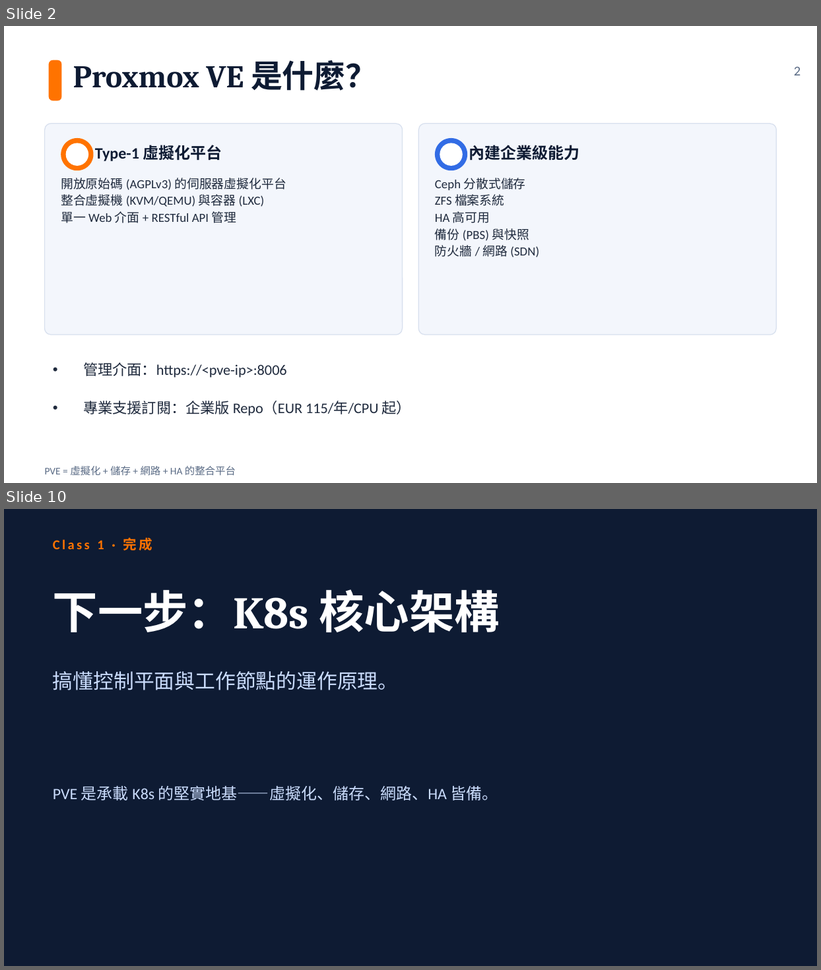
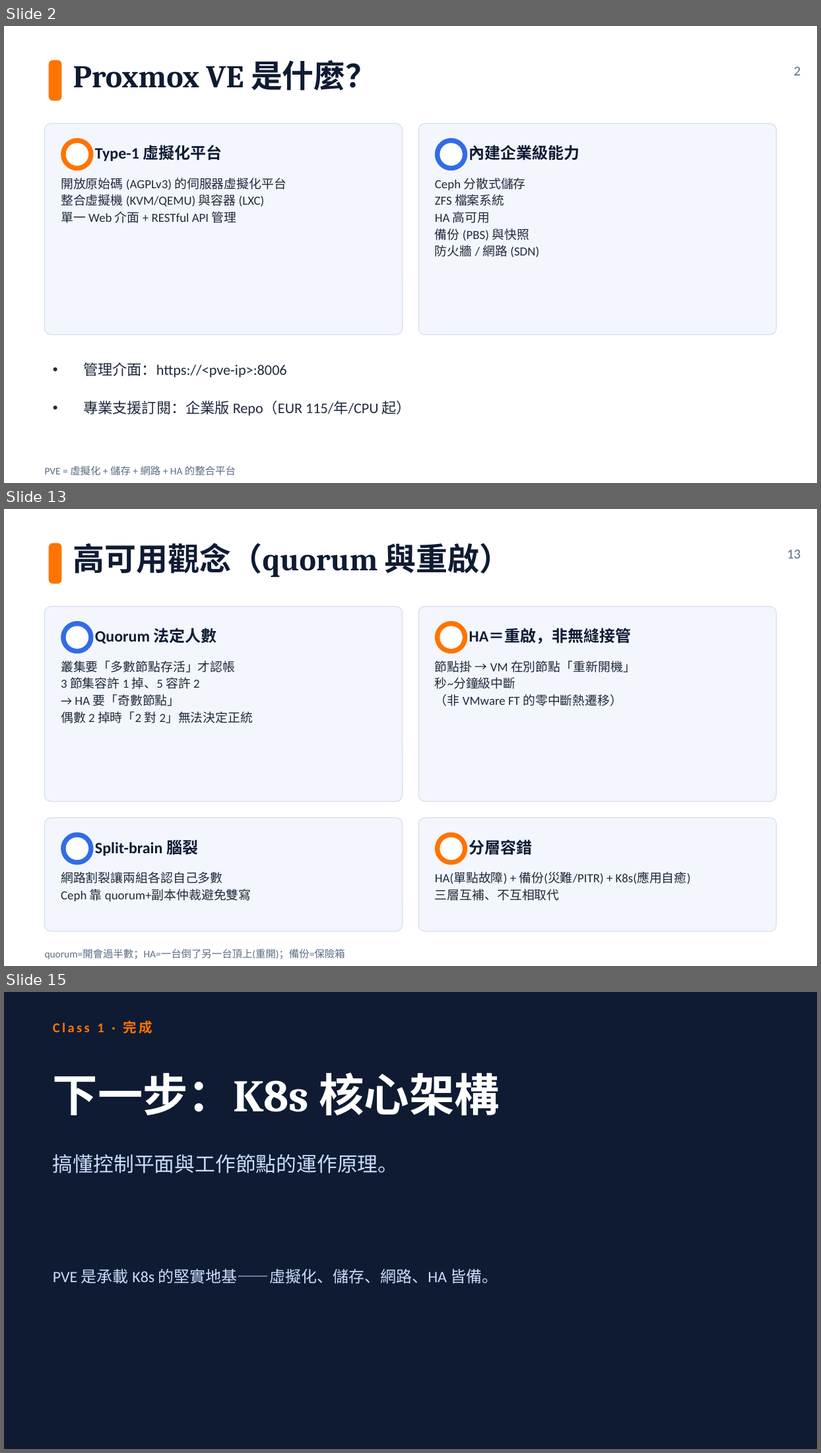
Before and after one commit to subirdkimo/k8s-course, a slide deck: 01-class-slides/class-01-pve-overview.pptx. Shown one above the other, each under a label of ours: slides 2 and 10 before the commit, slides 2, 13 and 15 after it; the slides between them are not shown. The pictures are 821x970 and 821x1453 pixels, drawn with LibreOffice and Linux fonts; fonts in the diff are those of the drawing. Boxes give left, top, right and bottom in pixels: in the first picture for what was removed or moved away, otherwise in the second. Text is boxed around its words. In the diff, an @@ line names an element or a change of style, - is before the commit and + after.

Commit message:
feat(class-01/02): 觀念深化 — 擴充講解層概念 + 投影片 +6~7 頁
Class 1 (+5 概念): 虛擬化三形態/隔離vs效能/精簡供應快照超售/封包流向心智模型/quorum與重啟
Class 2 (+6 概念): 容器VM裸機光譜/宣告式reconcile loop/etcd quorum/Pod網路兩層IP/Service原理/排程Affinity-Taint-Spread
時長: C1→2hr, C2→2hr15min; overview v1.2

```diff
--- a/01-class-slides/class-01-pve-overview.pptx
+++ b/01-class-slides/class-01-pve-overview.pptx
@@ slide 13 added at <box>4,509,817,966</box>, background #FFFFFF @@
@@ rounded rectangle added at <box>49,543,61,584</box>, fill #FF7300 @@
@@ text added at <box>73,543,511,577</box>, 28 pt, text #0E1B33, bold @@
+高可用觀念（quorum 與重啟）
@@ text added at <box>787,549,801,559</box>, 12 pt, text #5A6B85 @@
+13
@@ rounded rectangle added at <box>45,607,403,802</box>, fill #F3F6FC, outline #D8E0EE 0.75 pt @@
@@ rounded rectangle added at <box>418,607,776,802</box>, fill #F3F6FC, outline #D8E0EE 0.75 pt @@
@@ ellipse added at <box>61,621,94,654</box>, fill #326CE5 @@
@@ ellipse added at <box>66,626,88,649</box>, fill #FFFFFF @@
@@ ellipse added at <box>435,621,467,654</box>, fill #FF7300 @@
@@ ellipse added at <box>440,626,463,649</box>, fill #FFFFFF @@
@@ text added at <box>95,628,217,644</box>, 14 pt, text #0E1B33, bold @@
+Quorum 法定人數
@@ text added at <box>469,628,632,644</box>, 14 pt, text #0E1B33, bold @@
+HA＝重啟，非無縫接管
@@ text added at <box>61,661,253,723</box>, 11 pt, text #1F2A3D @@
+叢集要「多數節點存活」才認帳
+3 節集容許 1 掉、5 容許 2
+→ HA 要「奇數節點」
+偶數 2 掉時「2 對 2」無法決定正統
@@ text added at <box>435,661,636,706</box>, 11 pt, text #1F2A3D @@
+節點掛 → VM 在別節點「重新開機」
+秒~分鐘級中斷
+（非 VMware FT 的零中斷熱遷移）
@@ rounded rectangle added at <box>45,818,403,932</box>, fill #F3F6FC, outline #D8E0EE 0.75 pt @@
@@ rounded rectangle added at <box>418,818,776,932</box>, fill #F3F6FC, outline #D8E0EE 0.75 pt @@
@@ ellipse added at <box>61,832,94,865</box>, fill #326CE5 @@
@@ ellipse added at <box>66,838,88,860</box>, fill #FFFFFF @@
@@ text added at <box>95,837,198,857</box>, 14 pt, text #0E1B33, bold @@
+Split-brain 腦裂
@@ ellipse added at <box>435,832,467,865</box>, fill #FF7300 @@
@@ ellipse added at <box>440,838,463,860</box>, fill #FFFFFF @@
@@ text added at <box>469,840,533,855</box>, 14 pt, text #0E1B33, bold @@
+分層容錯
@@ text added at <box>61,872,252,902</box>, 11 pt, text #1F2A3D @@
+網路割裂讓兩組各認自己多數
+Ceph 靠 quorum+副本仲裁避免雙寫
@@ text added at <box>435,872,691,901</box>, 11 pt, text #1F2A3D @@
+HA(單點故障) + 備份(災難/PITR) + K8s(應用自癒)
+三層互補、不互相取代
@@ text added at <box>45,949,345,960</box>, 9 pt, text #5A6B85 @@
+quorum=開會過半數；HA=一台倒了另一台頂上(重開)；備份=保險箱
@@ what was slide 10 is now slide 15 @@
```
Also in this commit, not shown: 8 slides changed, 4 other slides added, 7 other files.
